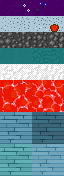
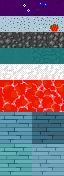
The second 64px x 176px image is a revision of the first. Changes to its layers:
painted on "Hintergrund" over box(50, 24, 59, 32)
